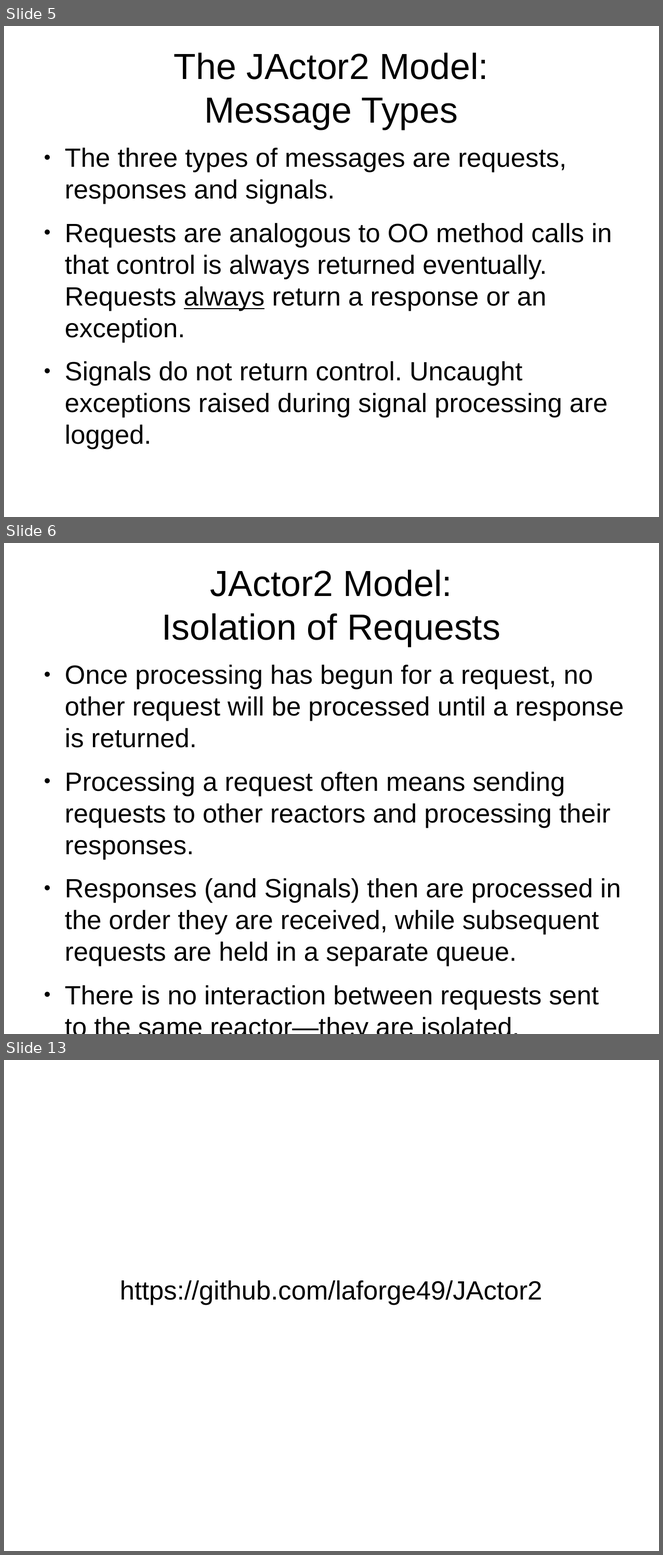
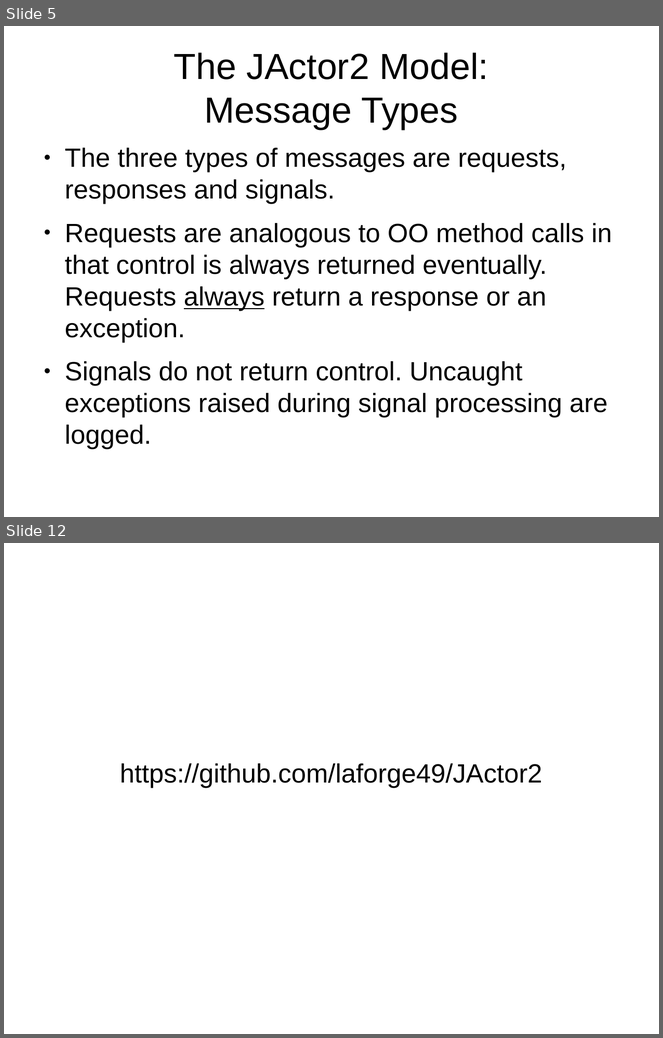
Before and after one commit to laforge49/JActor2, a slide deck: docs/JActor2Revisited.odp. Shown one above the other, each under a label of ours: slides 5, 6 and 13 before the commit, slides 5 and 12 after it; the slides between them are not shown. The pictures are 663x1555 and 663x1038 pixels, drawn with LibreOffice and Linux fonts; fonts in the diff are those of the drawing. Boxes give left, top, right and bottom in pixels: in the first picture for what was removed or moved away, otherwise in the second. Text is boxed around its words. In the diff, an @@ line names an element or a change of style, - is before the commit and + after.

```diff
--- a/docs/JActor2Revisited.odp
+++ b/docs/JActor2Revisited.odp
@@ slide 6 removed at bbox=[4, 543, 659, 1034], background #FFFFFF @@
@@ title removed at bbox=[162, 570, 501, 646] @@
-JActor2 Model:
-Isolation of Requests
@@ text removed at bbox=[65, 665, 624, 1010] @@
-● Once processing has begun for a request, no other request will be processed until a response is returned.
-● Processing a request often means sending requests to other reactors and processing their responses.
-● Responses (and Signals) then are processed in the order they are received, while subsequent requests are held in a separate queue.
-● There is no interaction between requests sent to the same reactor—they are isolated.
@@ what was slide 13 is now slide 12 @@
```
Also in this commit, not shown: 8 slides changed, 1 slide added, 1 other slide removed, 1 other file.
